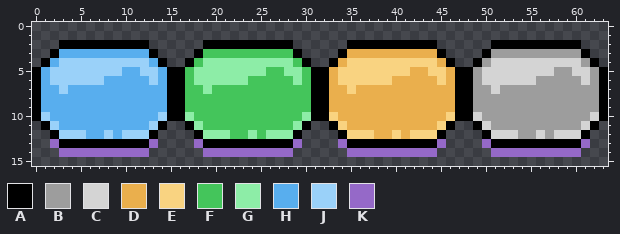
A pixel-art sprite gets an edit: assets/pills.png. Above, as it was before the edit.
The file is 64x16 pixels.
Palette (. is transparent): A #000000  B #9d9d9d  C #d4d4d4  D #eaaf4d  E #f9d381  F #44c55b  G #8deda7  H #58aeee  J #9ad1f9  K #9569c8
Pixels before, first column x 0:
 2 ...AAAAAAAAAA......AAAAAAAAAA......AAAAAAAAAA......AAAAAAAAAA...
 3 ..AHHHHHHHHHHA....AFFFFFFFFFFA....ADDDDDDDDDDA....ABBBBBBBBBBA..
 4 .AHJJJJJJJJJJHA..AFGGGGGGGGGGFA..ADEEEEEEEEEEDA..ABCCCCCCCCCCBA.
 5 AHJJJJJJJJHHJJHAAFGGGGGGGGFFGGFAADEEEEEEEEDDEEDAABCCCCCCCCBBCCBA
 6 AHJJJJJJHHHHHJHAAFGGGGGGFFFFFGFAADEEEEEEDDDDDEDAABCCCCCCBBBBBCBA
 7 AHHJHHHHHHHHHHHAAFFGFFFFFFFFFFFAADDEDDDDDDDDDDDAABBCBBBBBBBBBBBA
 8 AHHHHHHHHHHHHHHAAFFFFFFFFFFFFFFAADDDDDDDDDDDDDDAABBBBBBBBBBBBBBA
 9 AHHHHHHHHHHHHHHAAFFFFFFFFFFFFFFAADDDDDDDDDDDDDDAABBBBBBBBBBBBBBA
10 AJHHHHHHHHHHHHJAAGFFFFFFFFFFFFGAAEDDDDDDDDDDDDEAACBBBBBBBBBBBBCA
11 .AJHHHHHHHHHHJA..AGFFFFFFFFFFGA..AEDDDDDDDDDDEA..ACBBBBBBBBBBCA.
12 ..AJJJHHJHJJJA....AGGGFFGFGGGA....AEEEDDEDEEEA....ACCCBBCBCCCA..
13 ..KAAAAAAAAAAK....KAAAAAAAAAAK....KAAAAAAAAAAK....KAAAAAAAAAAK..
14 ...KKKKKKKKKK......KKKKKKKKKK......KKKKKKKKKK......KKKKKKKKKK...
New version:
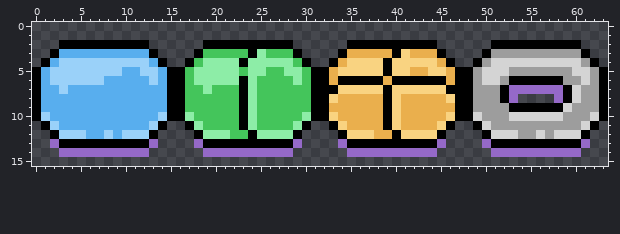
Edits made:
y 3: x 24..25 FF -> AG; x 40..41 DD -> AE
y 4: x 23 G -> A; x 39 E -> A
y 5: x 23 G -> F; x 39 E -> A; x 53..57 CCCCC -> BBBBB
y 6: x 23..24 GF -> AG; x 34..45 EEEEEEDDDDDE -> AAAAADAAAAAA; x 52..58 CCCCBBB -> BAAAAAA
y 7: x 23..24 FF -> AG; x 33..34 DD -> AE; x 36..46 DDDDDDDDDDD -> EEEAEEEEEEA; x 51..60 CBBBBBBBBB -> BAKKKKKKAC
y 8: x 23..24 FF -> AG; x 33 D -> E; x 39..40 DD -> AE; x 46 D -> E; x 52..60 BBBBBBBBB -> AK....KAC
y 9: x 23..24 FF -> AG; x 39..40 DD -> AE; x 53..59 BBBBBBB -> AAAAAAC
y 10: x 23..24 FF -> AG; x 39..40 DD -> AE; x 53..58 BBBBBB -> CCCCCC
y 11: x 23..24 FF -> AG; x 39..40 DD -> AE
y 12: x 24..25 GF -> AG; x 40..41 ED -> AE
Boxes around the changes in both pictures, in picture pixels (x1, y1, x2, y2):
changed: (239, 49, 266, 139)
changed: (329, 49, 455, 139)
changed: (491, 67, 581, 121)
